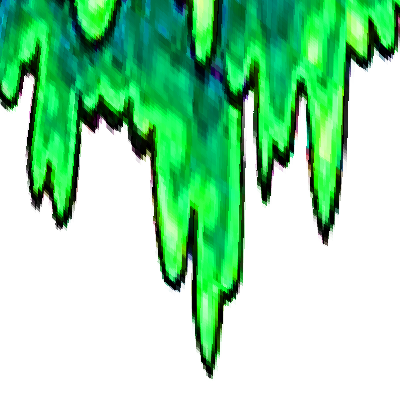
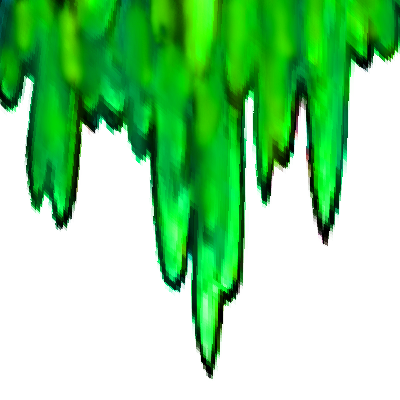
Two versions of the same layered image (w=400, h=400). Layer-by-layer changes:
added group "Group 6" with 3 layers in group "TEXT" over (0, 0, 400, 349)
added layer "Layer 8" in group "Group 6" over (0, 0, 400, 349)
added layer "Layer 7" in group "Group 6" over (0, 0, 400, 268)
added layer "Layer 6" in group "Group 6" over (0, 0, 400, 306)
